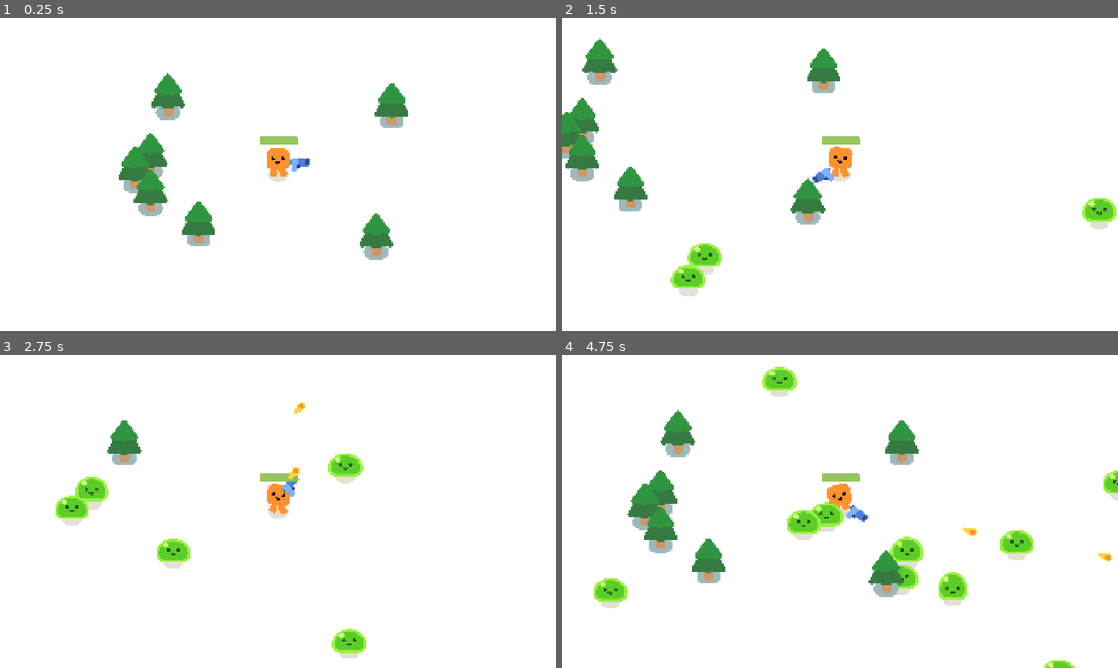
Above: before the commit, frames 1-4 (two rows, left to right).
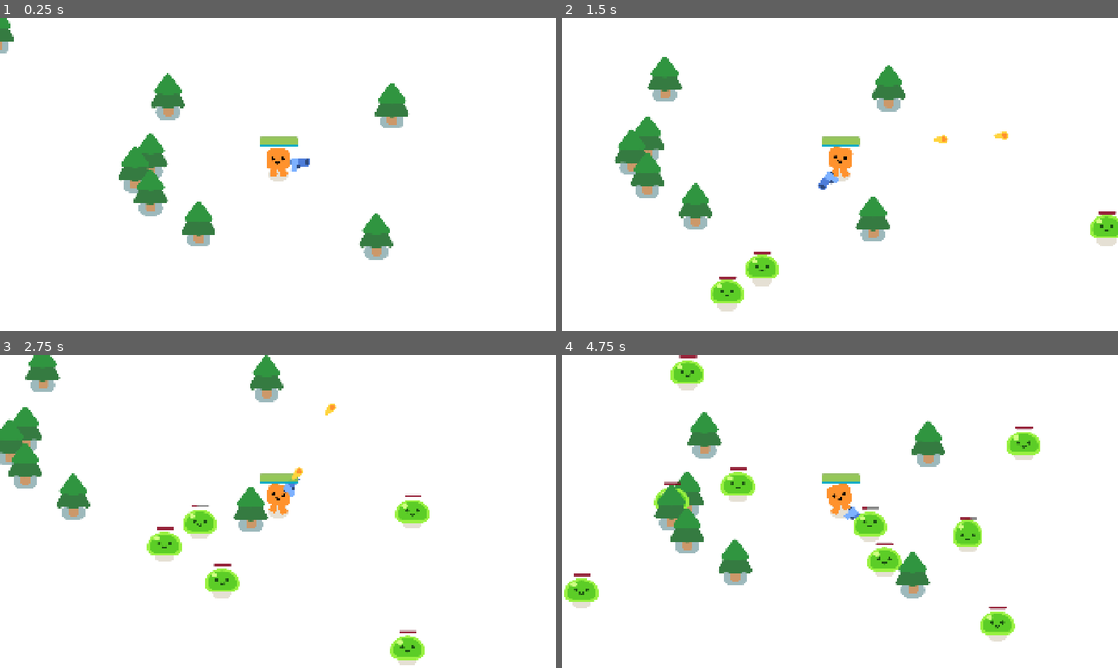
Above: after the commit, the same moments.

Repository: TohidEq/uni-godot-games
Game: Godot game, scene res://game.tscn
Same seed, same stepped clock (60 frames per second), same inputs: the game is played once before the commit and once after it.
Inputs (mouse positions are in pixels of both pictures, inside the frame that each line leads up to):
- Up to frame 1 (0.25 s): no input
- Up to frame 2 (1.5 s): move the mouse to (962, 158) at 0.52 s; press the mouse at (962, 158) at 0.53 s; hold D (move_right) 0.53-1.28 s; right-click (962, 158) at 0.8 s; move the mouse to (728, 190) at 1.27 s; release the mouse at (728, 190) at 1.28 s; hold S (move_down) from 1.28 s (still down); right-click (728, 190) at 1.35 s
- Up to frame 3 (2.75 s): click (166, 527) at 1.55 s; move the mouse to (333, 442) at 2.02 s; release S (move_down) at 2.03 s; press the mouse at (333, 442) at 2.03 s; hold D (move_right) from 2.03 s (still down); right-click (333, 442) at 2.3 s
- Up to frame 4 (4.75 s): move the mouse to (812, 574) at 2.77 s; release D (move_right) at 2.78 s; release the mouse at (812, 574) at 2.78 s; hold W (move_up) 2.78-3.53 s; right-click (812, 574) at 2.85 s; click (812, 574) at 3.05 s; move the mouse to (1006, 558) at 3.52 s; press the mouse at (1006, 558) at 3.53 s; hold A (move_left) from 3.53 s (still down); right-click (1006, 558) at 3.8 s; move the mouse to (673, 464) at 4.27 s; release the mouse at (673, 464) at 4.28 s; right-click (673, 464) at 4.35 s; click (673, 464) at 4.55 s

The runs differ from the first frame. In frame 1, 0.2% of the frame differs, in the area x 0-54%, y 0-42%; in frame 2, 10%; in frame 3, 8.4%; in frame 4, 14%, in the area x 0-100%, y 0-100%.

Commit message:
Add enemy hp bar and boost shooting

Diff:
--- a/deadlydarlings/bullet/bullet.gd
+++ b/deadlydarlings/bullet/bullet.gd
@@ -6,18 +6,15 @@
 const RANGE = 1200;
 
 # func _physics_process(delta: float) -> void:
-
 #   var direction = Vector2.RIGHT.rotated(rotation);
-
 #   position = direction * SPEED * delta
-
 #   traveled_distance += 1000*delta
-
 #   if traveled_distance >= RANGE:
 #     queue_free()
 
-# Called every frame. 'delta' is the elapsed time since the previous frame.
+
 func _process(delta: float) -> void:
+
   position += transform.x * SPEED * delta;
 
   traveled_distance += SPEED*delta
--- a/deadlydarlings/game.tscn
+++ b/deadlydarlings/game.tscn
@@ -33,27 +33,6 @@
 position = Vector2(-39.3214, -69.1244)
 rotation = -0.0063198
 progress = 19.6318
-
-[node name="PrineTree" parent="." instance=ExtResource("2_e2o6t")]
-position = Vector2(506, 555)
-
-[node name="PrineTree2" parent="." instance=ExtResource("2_e2o6t")]
-position = Vector2(620, 304)
-
-[node name="PrineTree3" parent="." instance=ExtResource("2_e2o6t")]
-position = Vector2(1393, 335)
-
-[node name="PrineTree4" parent="." instance=ExtResource("2_e2o6t")]
-position = Vector2(1339, 786)
-
-[node name="PrineTree5" parent="." instance=ExtResource("2_e2o6t")]
-position = Vector2(560, 509)
-
-[node name="PrineTree6" parent="." instance=ExtResource("2_e2o6t")]
-position = Vector2(560, 635)
-
-[node name="PrineTree7" parent="." instance=ExtResource("2_e2o6t")]
-position = Vector2(726, 743)
 
 [node name="Timer" type="Timer" parent="."]
 wait_time = 0.4
@@ -86,5 +65,218 @@
 horizontal_alignment = 1
 vertical_alignment = 1
 
+[node name="Trees" type="Node2D" parent="."]
+y_sort_enabled = true
+
+[node name="PrineTree" parent="Trees" instance=ExtResource("2_e2o6t")]
+position = Vector2(506, 555)
+
+[node name="PrineTree2" parent="Trees" instance=ExtResource("2_e2o6t")]
+position = Vector2(620, 304)
+
+[node name="PrineTree3" parent="Trees" instance=ExtResource("2_e2o6t")]
+position = Vector2(1393, 335)
+
+[node name="PrineTree4" parent="Trees" instance=ExtResource("2_e2o6t")]
+position = Vector2(1339, 786)
+
+[node name="PrineTree5" parent="Trees" instance=ExtResource("2_e2o6t")]
+position = Vector2(560, 509)
+
+[node name="PrineTree6" parent="Trees" instance=ExtResource("2_e2o6t")]
+position = Vector2(560, 635)
+
+[node name="PrineTree7" parent="Trees" instance=ExtResource("2_e2o6t")]
+position = Vector2(726, 743)
+
+[node name="PrineTree8" parent="Trees" instance=ExtResource("2_e2o6t")]
+position = Vector2(-803, -154)
+
+[node name="PrineTree9" parent="Trees" instance=ExtResource("2_e2o6t")]
+position = Vector2(-689, -405)
+
+[node name="PrineTree10" parent="Trees" instance=ExtResource("2_e2o6t")]
+position = Vector2(84, -374)
+
+[node name="PrineTree11" parent="Trees" instance=ExtResource("2_e2o6t")]
+position = Vector2(30, 77)
+
+[node name="PrineTree12" parent="Trees" instance=ExtResource("2_e2o6t")]
+position = Vector2(-749, -200)
+
+[node name="PrineTree13" parent="Trees" instance=ExtResource("2_e2o6t")]
+position = Vector2(-749, -74)
+
+[node name="PrineTree14" parent="Trees" instance=ExtResource("2_e2o6t")]
+position = Vector2(-583, 34)
+
+[node name="PrineTree15" parent="Trees" instance=ExtResource("2_e2o6t")]
+position = Vector2(-430, 1790)
+
+[node name="PrineTree16" parent="Trees" instance=ExtResource("2_e2o6t")]
+position = Vector2(-316, 1539)
+
+[node name="PrineTree17" parent="Trees" instance=ExtResource("2_e2o6t")]
+position = Vector2(457, 1570)
+
+[node name="PrineTree18" parent="Trees" instance=ExtResource("2_e2o6t")]
+position = Vector2(403, 2021)
+
+[node name="PrineTree19" parent="Trees" instance=ExtResource("2_e2o6t")]
+position = Vector2(-376, 1744)
+
+[node name="PrineTree20" parent="Trees" instance=ExtResource("2_e2o6t")]
+position = Vector2(-376, 1870)
+
+[node name="PrineTree21" parent="Trees" instance=ExtResource("2_e2o6t")]
+position = Vector2(-210, 1978)
+
+[node name="PrineTree22" parent="Trees" instance=ExtResource("2_e2o6t")]
+position = Vector2(-1739, 1081)
+
+[node name="PrineTree23" parent="Trees" instance=ExtResource("2_e2o6t")]
+position = Vector2(-1625, 830)
+
+[node name="PrineTree24" parent="Trees" instance=ExtResource("2_e2o6t")]
+position = Vector2(-852, 861)
+
+[node name="PrineTree25" parent="Trees" instance=ExtResource("2_e2o6t")]
+position = Vector2(-906, 1312)
+
+[node name="PrineTree26" parent="Trees" instance=ExtResource("2_e2o6t")]
+position = Vector2(-1685, 1035)
+
+[node name="PrineTree27" parent="Trees" instance=ExtResource("2_e2o6t")]
+position = Vector2(-1685, 1161)
+
+[node name="PrineTree28" parent="Trees" instance=ExtResource("2_e2o6t")]
+position = Vector2(-1519, 1269)
+
+[node name="PrineTree29" parent="Trees" instance=ExtResource("2_e2o6t")]
+position = Vector2(2678, 1338)
+
+[node name="PrineTree30" parent="Trees" instance=ExtResource("2_e2o6t")]
+position = Vector2(2792, 1087)
+
+[node name="PrineTree31" parent="Trees" instance=ExtResource("2_e2o6t")]
+position = Vector2(3565, 1118)
+
+[node name="PrineTree32" parent="Trees" instance=ExtResource("2_e2o6t")]
+position = Vector2(3511, 1569)
+
+[node name="PrineTree33" parent="Trees" instance=ExtResource("2_e2o6t")]
+position = Vector2(2732, 1292)
+
+[node name="PrineTree34" parent="Trees" instance=ExtResource("2_e2o6t")]
+position = Vector2(2732, 1418)
+
+[node name="PrineTree35" parent="Trees" instance=ExtResource("2_e2o6t")]
+position = Vector2(2898, 1526)
+
+[node name="PrineTree36" parent="Trees" instance=ExtResource("2_e2o6t")]
+position = Vector2(1179, 1736)
+
+[node name="PrineTree37" parent="Trees" instance=ExtResource("2_e2o6t")]
+position = Vector2(1293, 1485)
+
+[node name="PrineTree38" parent="Trees" instance=ExtResource("2_e2o6t")]
+position = Vector2(2066, 1516)
+
+[node name="PrineTree39" parent="Trees" instance=ExtResource("2_e2o6t")]
+position = Vector2(2012, 1967)
+
+[node name="PrineTree40" parent="Trees" instance=ExtResource("2_e2o6t")]
+position = Vector2(1233, 1690)
+
+[node name="PrineTree41" parent="Trees" instance=ExtResource("2_e2o6t")]
+position = Vector2(1233, 1816)
+
+[node name="PrineTree42" parent="Trees" instance=ExtResource("2_e2o6t")]
+position = Vector2(1399, 1924)
+
+[node name="PrineTree43" parent="Trees" instance=ExtResource("2_e2o6t")]
+position = Vector2(2812, 292)
+
+[node name="PrineTree44" parent="Trees" instance=ExtResource("2_e2o6t")]
+position = Vector2(2926, 41)
+
+[node name="PrineTree45" parent="Trees" instance=ExtResource("2_e2o6t")]
+position = Vector2(3699, 72)
+
+[node name="PrineTree46" parent="Trees" instance=ExtResource("2_e2o6t")]
+position = Vector2(3645, 523)
+
+[node name="PrineTree47" parent="Trees" instance=ExtResource("2_e2o6t")]
+position = Vector2(2866, 246)
+
+[node name="PrineTree48" parent="Trees" instance=ExtResource("2_e2o6t")]
+position = Vector2(2866, 372)
+
+[node name="PrineTree49" parent="Trees" instance=ExtResource("2_e2o6t")]
+position = Vector2(3032, 480)
+
+[node name="PrineTree50" parent="Trees" instance=ExtResource("2_e2o6t")]
+position = Vector2(1503, -417)
+
+[node name="PrineTree51" parent="Trees" instance=ExtResource("2_e2o6t")]
+position = Vector2(1617, -668)
+
+[node name="PrineTree52" parent="Trees" instance=ExtResource("2_e2o6t")]
+position = Vector2(2390, -637)
+
+[node name="PrineTree53" parent="Trees" instance=ExtResource("2_e2o6t")]
+position = Vector2(2336, -186)
+
+[node name="PrineTree54" parent="Trees" instance=ExtResource("2_e2o6t")]
+position = Vector2(1557, -463)
+
+[node name="PrineTree55" parent="Trees" instance=ExtResource("2_e2o6t")]
+position = Vector2(1557, -337)
+
+[node name="PrineTree56" parent="Trees" instance=ExtResource("2_e2o6t")]
+position = Vector2(1723, -229)
+
+[node name="PrineTree57" parent="Trees" instance=ExtResource("2_e2o6t")]
+position = Vector2(197, -1196)
+
+[node name="PrineTree58" parent="Trees" instance=ExtResource("2_e2o6t")]
+position = Vector2(311, -1447)
+
+[node name="PrineTree59" parent="Trees" instance=ExtResource("2_e2o6t")]
+position = Vector2(1084, -1416)
+
+[node name="PrineTree60" parent="Trees" instance=ExtResource("2_e2o6t")]
+position = Vector2(1030, -965)
+
+[node name="PrineTree61" parent="Trees" instance=ExtResource("2_e2o6t")]
+position = Vector2(251, -1242)
+
+[node name="PrineTree62" parent="Trees" instance=ExtResource("2_e2o6t")]
+position = Vector2(251, -1116)
+
+[node name="PrineTree63" parent="Trees" instance=ExtResource("2_e2o6t")]
+position = Vector2(417, -1008)
+
+[node name="PrineTree64" parent="Trees" instance=ExtResource("2_e2o6t")]
+position = Vector2(-1583, -1232)
+
+[node name="PrineTree65" parent="Trees" instance=ExtResource("2_e2o6t")]
+position = Vector2(-1469, -1483)
+
+[node name="PrineTree66" parent="Trees" instance=ExtResource("2_e2o6t")]
+position = Vector2(-696, -1452)
+
+[node name="PrineTree67" parent="Trees" instance=ExtResource("2_e2o6t")]
+position = Vector2(-750, -1001)
+
+[node name="PrineTree68" parent="Trees" instance=ExtResource("2_e2o6t")]
+position = Vector2(-1529, -1278)
+
+[node name="PrineTree69" parent="Trees" instance=ExtResource("2_e2o6t")]
+position = Vector2(-1529, -1152)
+
+[node name="PrineTree70" parent="Trees" instance=ExtResource("2_e2o6t")]
+position = Vector2(-1363, -1044)
+
 [connection signal="health_depleted" from="Player" to="." method="_on_player_health_depleted"]
 [connection signal="timeout" from="Timer" to="." method="_on_timer_timeout"]
--- a/deadlydarlings/gun/gun.gd
+++ b/deadlydarlings/gun/gun.gd
@@ -3,10 +3,20 @@
 @onready var spr_gun: Sprite2D = $WeaponPivot/Sprite2D
 
 const BULLET = preload("res://bullet/bullet.tscn")
+@onready var fire_rate_animation: AnimationPlayer = $FireRateAnimation
+
+@onready var timer: Timer = $Timer
+
+
+@export var normal_firerate = 0.7
+var fire_rate = normal_firerate;
 
 var is_enemy_close = false;
 
+
+
 func _process(delta: float) -> void:
+  timer.set_wait_time( 1.0 - fire_rate)
   rotation_degrees = wrap(rotation_degrees,0,360);
   if rotation_degrees > 90 and rotation_degrees < 270:
     if scale.y > 0:
@@ -14,6 +24,8 @@
   else:
     if scale.y < 0:
       scale.y *= -1;
+
+
 
 
 func _physics_process(delta: float) -> void:
@@ -34,9 +46,6 @@
 
 
 func shoot():
-  # var new_bullet = BULLET.instantiate()
-  # new_bullet.global_position= %BulletSpawnPoint.global_position
-
   var bullet_instance = BULLET.instantiate();
   get_tree().root.add_child(bullet_instance);
   bullet_instance.global_position = %BulletSpawnPoint.global_position;
@@ -47,3 +56,14 @@
   if is_enemy_close:
     shoot()
   pass # Replace with function body.
+
+
+func start_boost_firerate():
+  fire_rate = 0.9;
+
+func end_boost_firerate():
+  fire_rate = normal_firerate
+
+
+func boost_firerate():
+  fire_rate_animation.play("boost_firerate")
--- a/deadlydarlings/gun/gun.tscn
+++ b/deadlydarlings/gun/gun.tscn
@@ -1,10 +1,36 @@
-[gd_scene load_steps=4 format=3 uid="uid://brjtu3wkx7ux2"]
+[gd_scene load_steps=6 format=3 uid="uid://brjtu3wkx7ux2"]
 
 [ext_resource type="Script" uid="uid://c5u35rwm20nsl" path="res://gun/gun.gd" id="1_0qvfs"]
 [ext_resource type="Texture2D" uid="uid://cswb5do8rrj7q" path="res://pistol/pistol.png" id="2_qhldj"]
 
 [sub_resource type="CircleShape2D" id="CircleShape2D_dk5gl"]
 radius = 546.015
+
+[sub_resource type="Animation" id="Animation_0qvfs"]
+resource_name = "boost_firerate"
+length = 10.0
+tracks/0/type = "method"
+tracks/0/imported = false
+tracks/0/enabled = true
+tracks/0/path = NodePath(".")
+tracks/0/interp = 1
+tracks/0/loop_wrap = true
+tracks/0/keys = {
+"times": PackedFloat32Array(0, 10),
+"transitions": PackedFloat32Array(1, 1),
+"values": [{
+"args": [],
+"method": &"start_boost_firerate"
+}, {
+"args": [],
+"method": &"end_boost_firerate"
+}]
+}
+
+[sub_resource type="AnimationLibrary" id="AnimationLibrary_qhldj"]
+_data = {
+&"boost_firerate": SubResource("Animation_0qvfs")
+}
 
 [node name="Gun" type="Area2D"]
 collision_layer = 0
@@ -28,4 +54,9 @@
 wait_time = 0.3
 autostart = true
 
+[node name="FireRateAnimation" type="AnimationPlayer" parent="."]
+libraries = {
+&"": SubResource("AnimationLibrary_qhldj")
+}
+
 [connection signal="timeout" from="Timer" to="." method="_on_timer_timeout"]
--- a/deadlydarlings/mob/mob.gd
+++ b/deadlydarlings/mob/mob.gd
@@ -1,9 +1,11 @@
 extends CharacterBody2D
+
 
 
 #@onready var player = get_node("Game/player");
 @onready var player: CharacterBody2D = $"../Player"
 @onready var slime: Node2D = $Slime
+@onready var progress_bar: ProgressBar = $ProgressBar
 
 @export var speed = 200.0;
 
@@ -23,9 +25,21 @@
 func take_damage():
   slime.play_hurt()
   health -= 1;
+  progress_bar.value=health
   if(health<=0):
     queue_free()
     const SMOKE_SCENE = preload("res://smoke_explosion/smoke_explosion.tscn")
     var smoke = SMOKE_SCENE.instantiate()
     get_parent().add_child(smoke)
     smoke.global_position=global_position
+
+
+@onready var animation_player: AnimationPlayer = $AnimationPlayer
+
+func speed_zero():
+  speed = 0.0;
+func speed_normal():
+  speed = 200.0
+
+func play_hitting():
+  animation_player.play("stop_for_a_moment")
--- a/deadlydarlings/mob/mob.tscn
+++ b/deadlydarlings/mob/mob.tscn
@@ -1,10 +1,50 @@
-[gd_scene load_steps=4 format=3 uid="uid://1rfkb5m2kubk"]
+[gd_scene load_steps=8 format=3 uid="uid://1rfkb5m2kubk"]
 
 [ext_resource type="Script" uid="uid://uubu8i7deqoo" path="res://mob/mob.gd" id="1_6jlfs"]
 [ext_resource type="PackedScene" uid="uid://ogik4s70pgwl" path="res://characters/slime/slime.tscn" id="1_7b8ug"]
 
 [sub_resource type="CircleShape2D" id="CircleShape2D_6jlfs"]
 radius = 42.0
+
+[sub_resource type="Animation" id="Animation_6jlfs"]
+resource_name = "stop_for_a_moment"
+length = 2.0
+tracks/0/type = "method"
+tracks/0/imported = false
+tracks/0/enabled = true
+tracks/0/path = NodePath(".")
+tracks/0/interp = 1
+tracks/0/loop_wrap = true
+tracks/0/keys = {
+"times": PackedFloat32Array(0.0333333, 1.93333),
+"transitions": PackedFloat32Array(1, 1),
+"values": [{
+"args": [],
+"method": &"speed_zero"
+}, {
+"args": [],
+"method": &"speed_normal"
+}]
+}
+
+[sub_resource type="AnimationLibrary" id="AnimationLibrary_pirjb"]
+_data = {
+&"stop_for_a_moment": SubResource("Animation_6jlfs")
+}
+
+[sub_resource type="StyleBoxFlat" id="StyleBoxFlat_6jlfs"]
+bg_color = Color(0, 0, 0, 0.478431)
+corner_radius_top_left = 6
+corner_radius_top_right = 6
+corner_radius_bottom_right = 6
+corner_radius_bottom_left = 6
+
+[sub_resource type="StyleBoxFlat" id="StyleBoxFlat_pirjb"]
+bg_color = Color(0.615686, 0, 0.121569, 0.729412)
+corner_radius_top_left = 6
+corner_radius_top_right = 6
+corner_radius_bottom_right = 6
+corner_radius_bottom_left = 6
 
 [node name="Mob" type="CharacterBody2D"]
 collision_layer = 2
@@ -16,3 +56,19 @@
 [node name="CollisionShape2D" type="CollisionShape2D" parent="."]
 position = Vector2(0, -30)
 shape = SubResource("CircleShape2D_6jlfs")
+
+[node name="AnimationPlayer" type="AnimationPlayer" parent="."]
+libraries = {
+&"": SubResource("AnimationLibrary_pirjb")
+}
+
+[node name="ProgressBar" type="ProgressBar" parent="."]
+offset_left = -28.0
+offset_top = -98.0
+offset_right = 32.0
+offset_bottom = -89.0
+theme_override_styles/background = SubResource("StyleBoxFlat_6jlfs")
+theme_override_styles/fill = SubResource("StyleBoxFlat_pirjb")
+max_value = 3.0
+value = 3.0
+show_percentage = false
--- a/deadlydarlings/player/player.gd
+++ b/deadlydarlings/player/player.gd
@@ -4,19 +4,48 @@
 
 @onready var happy_boo: Node2D = $HappyBoo
 @onready var progress_bar: ProgressBar = $ProgressBar
+@onready var timer: Timer = $Timer
+@onready var mana_bar: ProgressBar = $ManaBar
+@onready var gun: Area2D = $Gun
+
 
 const SPEED = 300.0
 const DAMAGE_RATE = 5.0
-
 var health = 100.0
 
+var mana = 100;
+var mana_drain_rate = 2;
+var mana_refill_rate = 1;
+
+func _ready() -> void:
+  #timer.set_wait_time(0.1)
+  pass
+
 func _physics_process(delta: float) -> void:
+  mana_bar.value=mana
+
+  if (mana<100 and not Input.is_action_just_pressed("boost")):
+    mana += mana_refill_rate
+
+  if Input.is_action_pressed("boost"):
+    if(mana>0):
+      mana -= mana_drain_rate
+
+      gun.start_boost_firerate();
+    else:
+      gun.end_boost_firerate();
+  if Input.is_action_just_released("boost"):
+    gun.end_boost_firerate();
+
+
+
+
   var direction = Input.get_vector("move_left","move_right","move_up","move_down");
-  velocity = direction*600
+  velocity = direction * SPEED
   move_and_slide()
 
-  print("move direction")
-  print(direction[0])
+  #print("move direction")
+  #print(direction[0])
 
   if direction[0] != 0:
     happy_boo.get_node("Colorizer").scale.x = 1 if direction[0]>0 else -1;
@@ -31,8 +60,16 @@
 
   var overlapping_mobs = %HitBox.get_overlapping_bodies()
 
+
   if overlapping_mobs.size() > 0:
-    health -= DAMAGE_RATE*overlapping_mobs.size()*delta
+    health -= DAMAGE_RATE * overlapping_mobs.size() * delta
     progress_bar.value=health
     if health <= 0.0:
       health_depleted.emit()
+
+
+func _on_hit_box_body_shape_entered(body_rid: RID, body: Node2D, body_shape_index: int, local_shape_index: int) -> void:
+  body.play_hitting()
+
+func _on_hit_box_body_entered(body: Node2D) -> void:
+  body.play_hitting()
--- a/deadlydarlings/player/player.tscn
+++ b/deadlydarlings/player/player.tscn
@@ -1,14 +1,14 @@
-[gd_scene load_steps=8 format=3 uid="uid://c0pf21fe3yl3w"]
+[gd_scene load_steps=9 format=3 uid="uid://c0pf21fe3yl3w"]
 
 [ext_resource type="PackedScene" uid="uid://pbmyh1qru7p" path="res://characters/happy_boo/happy_boo.tscn" id="1_oul6g"]
 [ext_resource type="Script" uid="uid://bvrpkfy1uj014" path="res://player/player.gd" id="1_rkbax"]
 [ext_resource type="PackedScene" uid="uid://brjtu3wkx7ux2" path="res://gun/gun.tscn" id="3_g1dw6"]
 
 [sub_resource type="CircleShape2D" id="CircleShape2D_rkbax"]
-radius = 28.0179
+radius = 28.0
 
 [sub_resource type="CircleShape2D" id="CircleShape2D_g1dw6"]
-radius = 35.1283
+radius = 39.0
 
 [sub_resource type="StyleBoxFlat" id="StyleBoxFlat_g1dw6"]
 bg_color = Color(0.152941, 0.168627, 0.188235, 0.67451)
@@ -19,6 +19,13 @@
 
 [sub_resource type="StyleBoxFlat" id="StyleBoxFlat_yw30f"]
 bg_color = Color(0.623529, 0.866667, 0.317647, 0.8)
+corner_radius_top_left = 6
+corner_radius_top_right = 6
+corner_radius_bottom_right = 6
+corner_radius_bottom_left = 6
+
+[sub_resource type="StyleBoxFlat" id="StyleBoxFlat_qjkh3"]
+bg_color = Color(2.79158e-06, 0.672486, 0.777014, 1)
 corner_radius_top_left = 6
 corner_radius_top_right = 6
 corner_radius_bottom_right = 6
@@ -55,3 +62,15 @@
 theme_override_styles/fill = SubResource("StyleBoxFlat_yw30f")
 value = 100.0
 show_percentage = false
+
+[node name="ManaBar" type="ProgressBar" parent="."]
+offset_left = -63.0
+offset_top = -104.0
+offset_right = 67.0
+offset_bottom = -97.0
+theme_override_styles/fill = SubResource("StyleBoxFlat_qjkh3")
+value = 100.0
+show_percentage = false
+
+[connection signal="body_entered" from="HitBox" to="." method="_on_hit_box_body_entered"]
+[connection signal="body_shape_entered" from="HitBox" to="." method="_on_hit_box_body_shape_entered"]
--- a/deadlydarlings/project.godot
+++ b/deadlydarlings/project.godot
@@ -122,6 +122,11 @@
 , Object(InputEventKey,"resource_local_to_scene":false,"resource_name":"","device":-1,"window_id":0,"alt_pressed":false …(182 unchanged characters)…
 ]
 }
+boost={
+"deadzone": 0.2,
+"events": [Object(InputEventMouseButton,"resource_local_to_scene":false,"resource_name":"","device":-1,"window_id":0,"alt_pressed":false,"shift_pressed":false,"ctrl_pressed":false,"meta_pressed":false,"button_mask":2,"position":Vector2(321, 20),"global_position":Vector2(330, 68),"factor":1.0,"button_index":2,"canceled":false,"pressed":true,"double_click":false,"script":null)
+]
+}
 
 [layer_names]
 
